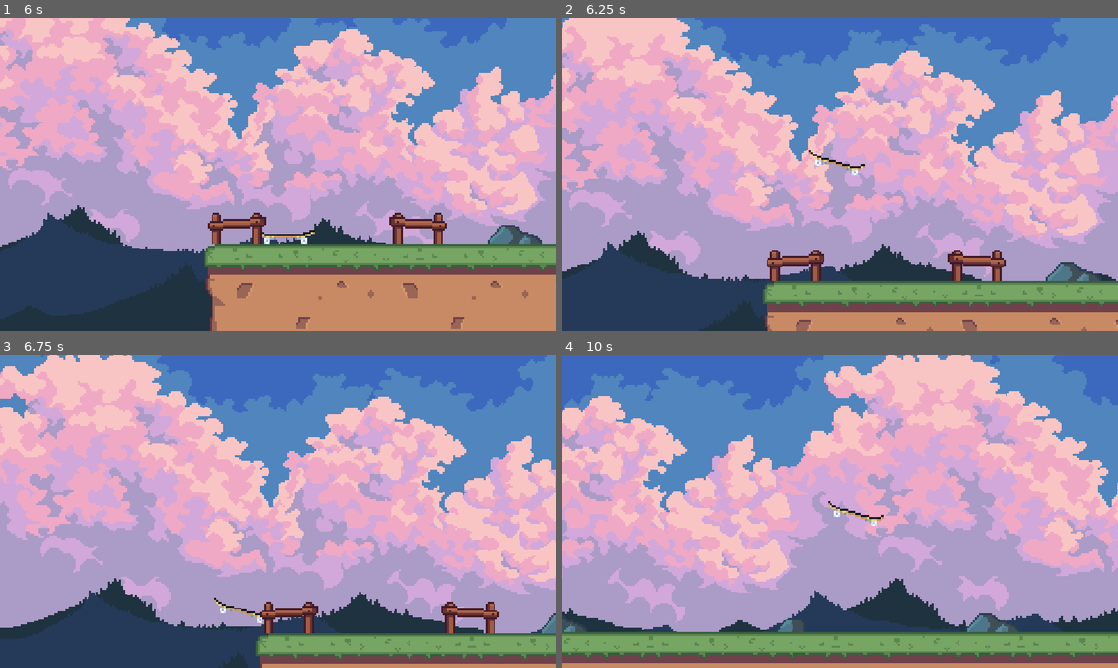
Above: before the commit, frames 1-4 (two rows, left to right).
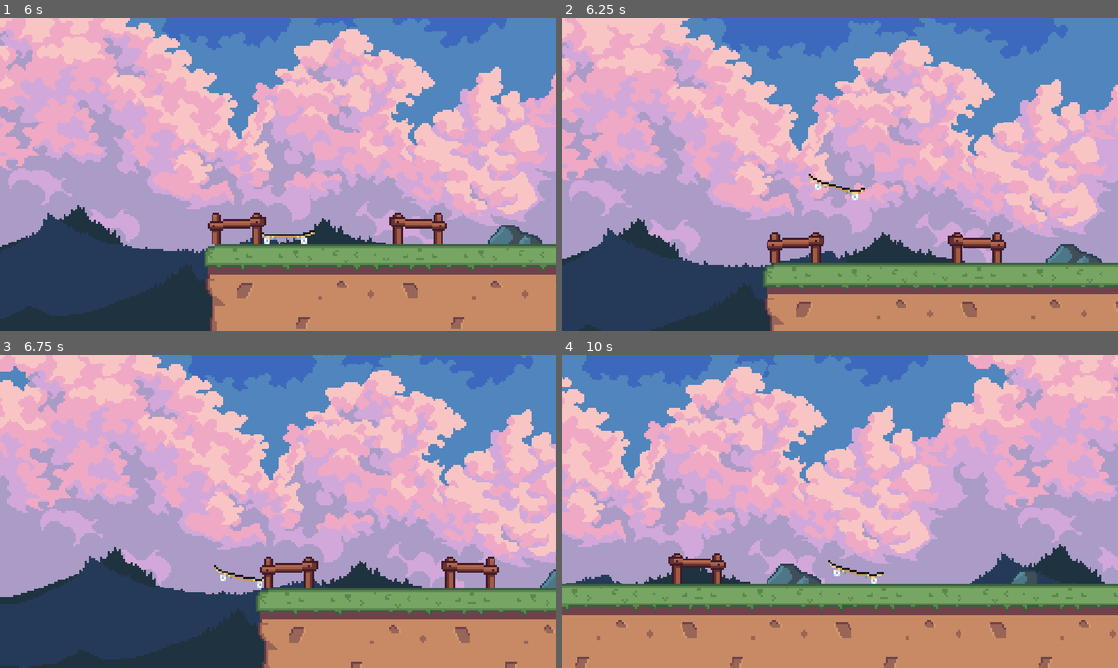
Above: after the commit, the same moments.

Repository: RafaeloxMC/giftbox
Game: Godot game, scene res://scenes/ui/loading.tscn
The game is run twice, just before and just after one commit, with the same random seed, the same clock (stepped at 60 frames per second) and the same inputs.
Inputs (mouse positions are in pixels of both pictures, inside the frame that each line leads up to):
- Up to frame 1 (6 s): tap Enter (ui_accept) at 0.5, 0.77, 1.25, 1.52, 2, 3.02, 3.5, 3.77, 4.25, 4.52 s; hold Right (ui_right) 0.53-2.03 s; click (278, 174) at 0.6 s; move the mouse to (166, 190) at 1.27 s; tap Alt at 1.35, 3.6, 5.85 s; move the mouse to (333, 105) at 2.02 s; hold Left (ui_left) 2.03-2.78 s; tap Shift at 2.1, 4.35 s; move the mouse to (278, 199) at 2.77 s; hold Right (ui_right) 2.78-4.28 s; click (278, 199) at 2.85 s; move the mouse to (444, 221) at 3.52 s; move the mouse to (111, 127) at 4.27 s; hold Left (ui_left) 4.28-5.03 s; move the mouse to (305, 174) at 5.02 s; hold Right (ui_right) 5.03-5.78 s; click (305, 174) at 5.1 s; move the mouse to (194, 96) at 5.77 s; hold Left (ui_left) from 5.78 s (still down)
- Up to frame 2 (6.25 s): keep holding Left (ui_left); tap Enter (ui_accept) at 6.02 s
- Up to frame 3 (6.75 s): keep holding Left (ui_left); move the mouse to (400, 495) at 6.52 s; tap Shift at 6.6 s
- Up to frame 4 (10 s): tap Enter (ui_accept) at 6.77, 7.52, 9.02, 9.77 s; move the mouse to (728, 527) at 7.27 s; release Left (ui_left) at 7.28 s; hold Right (ui_right) 7.28-9.53 s; click (728, 527) at 7.35 s; move the mouse to (895, 442) at 8.02 s; tap Alt at 8.1 s; move the mouse to (812, 574) at 8.77 s; tap Shift at 8.85 s; move the mouse to (1006, 558) at 9.52 s; hold Left (ui_left) from 9.53 s (still down); click (1006, 558) at 9.6 s

Frame 1 is identical in both runs. In frame 2, 47% of the frame differs, in the area x 0-100%, y 0-100%; in frame 3, 67%; in frame 4, 78%.

Commit message:
Update skateboard jump velocity

Diff:
--- a/scripts/skateboard.gd
+++ b/scripts/skateboard.gd
@@ -8,7 +8,7 @@
 @export var air_friction: float = 200.0
 @export var max_speed: float = 200.0
 @export var max_reverse_speed: float = 200.0
-@export var jump_velocity: float = -350.0
+@export var jump_velocity: float = -250.0
 
 var gravity: float = ProjectSettings.get_setting("physics/2d/default_gravity")
 var is_in_air: bool = false
